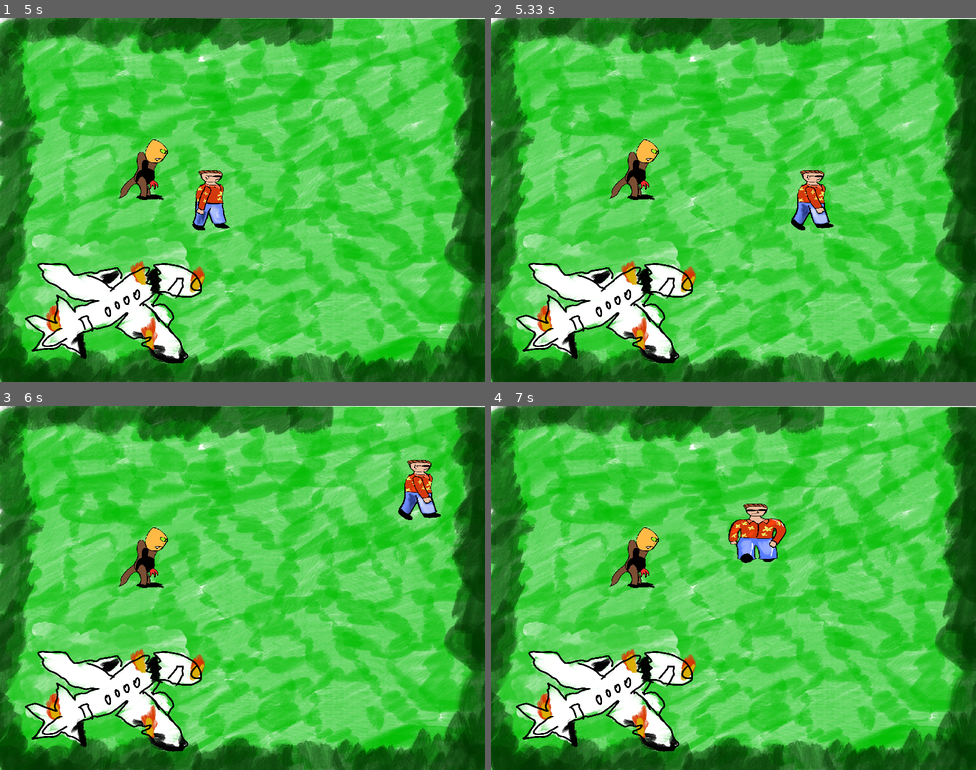
Above: before the commit, frames 1-4 (two rows, left to right).
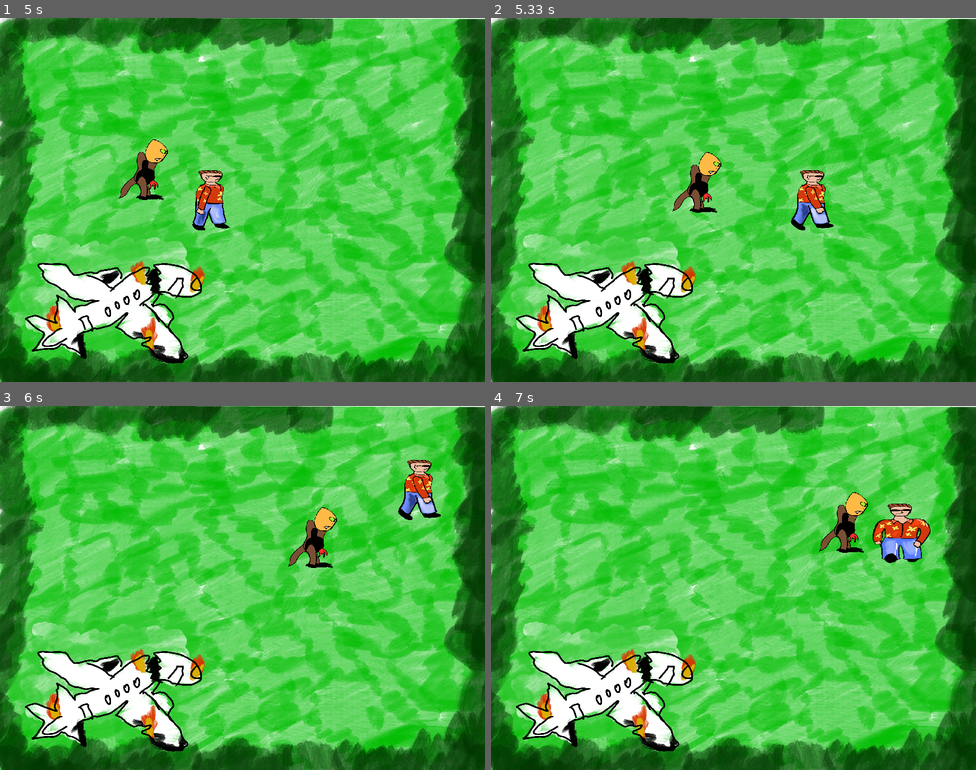
Above: after the commit, the same moments.

Repository: sartep1996/Final_Project_PyGame
Game: pygame game, started from main.py
The game is run twice, just before and just after one commit, with the same random seed, the same clock (stepped at 60 frames per second) and the same inputs.
Inputs:
- Up to frame 1 (5 s): hold D 0.33-0.8 s; hold W 0.83-1.13 s; hold D 1.17-1.63 s; hold A 1.67-2.2 s; hold S 2.23-2.53 s; hold A 2.57-2.97 s; hold W 3-3.37 s; hold D 3.4-4.03 s; hold S 4.07-4.43 s; hold A 4.47-4.93 s; hold D from 4.97 s (still down)
- Up to frame 2 (5.33 s): keep holding D
- Up to frame 3 (6 s): release D at 5.43 s; hold W 5.47-5.77 s; hold D from 5.8 s (still down)
- Up to frame 4 (7 s): release D at 6.27 s; hold A 6.3-6.83 s; hold S from 6.87 s (still down)

Frame 1 is identical in both runs. In frame 2, 1.5% of the frame differs, in the area x 24-48%, y 33-54%; in frame 3, 1.5%; in frame 4, 4.1%, in the area x 24-91%, y 23-50%.

Commit message:
monster movement ai almost fixed

Diff:
--- a/monster_1.py
+++ b/monster_1.py
@@ -43,7 +43,7 @@
         self.last_frame_time = time.time()
         self.should_follow_player = False
         self.patrol_mode = True
-        self.check_collision = True
+        # self.check_collision = True
 
 
         self.x = x
@@ -57,8 +57,9 @@
 
 
     def monster_update(self, player_rect):
-        self.x += self.speed * self.direction
-        self.monster_rect.x = self.x
+        if self.patrol_mode:
+            self.x += self.speed * self.direction
+            self.monster_rect.x = self.x
 
 
         if self.direction == -1:
@@ -75,6 +76,11 @@
             self.direction = 1
 
         self.monster_collides_with(player_rect)
+
+
+        if self.should_follow_player:
+            self.monster_follow_player(player_rect)
+
 
         # else:
         #     if player_rect.left > self.monster_rect.right:
@@ -141,9 +147,10 @@
     def monster_collides_with(self, player_rect):
         if self.monster_rect.colliderect(player_rect):
             self.should_follow_player = True
-
-            player_center = player_rect.center
-            monster_center = self.monster_rect.center
+            self.patrol_mode = False
+
+            player_center = player_rect.center # remove
+            monster_center = self.monster_rect.center # remove
 
             dx = player_center[0] - monster_center[0]
             dy = player_center[1] - monster_center[1]
@@ -163,8 +170,9 @@
                     self.direction = 0
                     self.last_moved = self.monster_image_up_still
 
-            self.monster_follow_player(player_rect)
-            # self.should_follow_player = True
+            # if self.should_follow_player:
+            #     self.monster_follow_player(player_rect)
+        # self.monster_follow_player(player_rect)
 
 
 
@@ -197,26 +205,55 @@
     #     self.x += self.speed + self.direction
     #     self.monster_rect.x = self.x
 
+    # def monster_follow_player(self, player_rect):
+    #     dx = player_rect.centerx - self.monster_rect.centerx
+    #     dy = player_rect.centery - self.monster_rect.centery
+    #     distance = math.hypot (dx, dy)
+
+    #     if distance != 0:
+    #         direction_x = dx / distance
+    #         direction_y = dy / distance
+    #     else:
+    #         direction_x = 0
+    #         direction_y = 0
+
+    #     if  self.should_follow_player:
+    #         new_x = self.monster_rect.x + direction_x * self.speed
+    #         new_y = self.monster_rect.y + direction_y * self.speed
+
+    #         new_rect = pg.Rect(new_x, new_y, self.monster_rect.width, self.monster_rect.height)
+    #         if not new_rect.colliderect(player_rect):
+    #             self.monster_rect.x = new_x
+    #             self.monster_rect.y = new_y
+
+
     def monster_follow_player(self, player_rect):
-        dx = player_rect.centerx - self.monster_rect.centerx
-        dy = player_rect.centery - self.monster_rect.centery
-        distance = math.hypot (dx, dy)
-
-        if distance != 0:
-            direction_x = dx / distance
-            direction_y = dy / distance
-        else:
-            direction_x = 0
-            direction_y = 0
-
-        if  self.should_follow_player:
-            new_x = self.monster_rect.x + direction_x * self.speed
-            new_y = self.monster_rect.y + direction_y * self.speed
-
-            new_rect = pg.Rect(new_x, new_y, self.monster_rect.width, self.monster_rect.height)
-            if not new_rect.colliderect(player_rect):
-                self.monster_rect.x = new_x
-                self.monster_rect.y = new_y
+        LERP_FACTOR      = 0.05
+        minimum_distance = 140
+        maximum_distance = 200
+
+        player_vector = pg.math.Vector2(player_rect.center)
+        monster_vector = pg.math.Vector2(self.monster_rect.center)
+        new_monster_vector = pg.math.Vector2(self.monster_rect.center)
+
+        distance = monster_vector.distance_to(player_vector)
+        direction_vector = player_vector - monster_vector
+        if distance > minimum_distance:
+            direction_vector /= distance
+            min_step = max(0, distance - maximum_distance)
+            max_step = distance - minimum_distance
+            step_distance = min_step + (max_step - min_step) * LERP_FACTOR
+            new_monster_vector = monster_vector + direction_vector * step_distance
+
+        self.monster_rect.center = (new_monster_vector.x, new_monster_vector.y)
+
+            # lerp_vector = monster_vector.lerp(new_follower_vector, LERP_FACTOR)
+            # self.monster_rect.center = (int(lerp_vector.x), int(lerp_vector.y))
+
+
+        # player_vector.x = new_monster_vector.x
+        # player_vector.y = new_monster_vector.y
+
 
 
 
